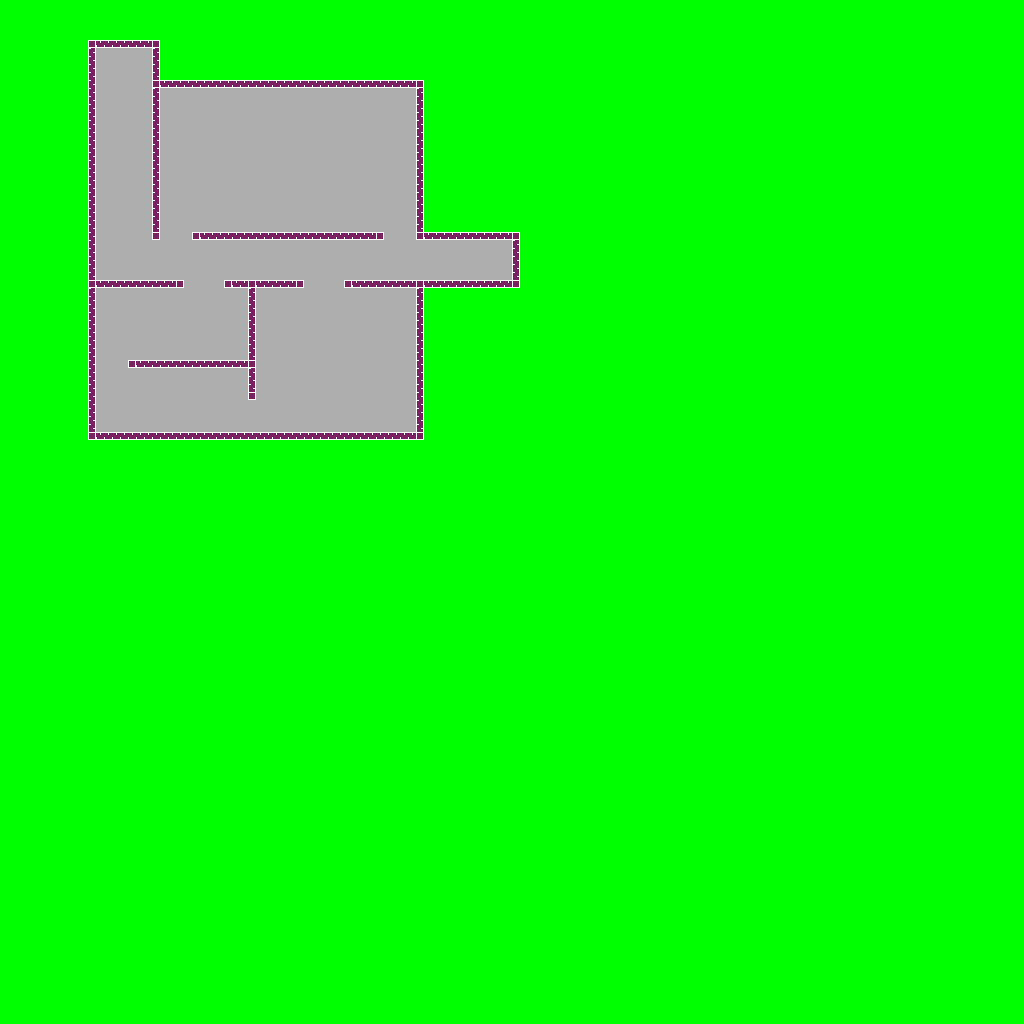
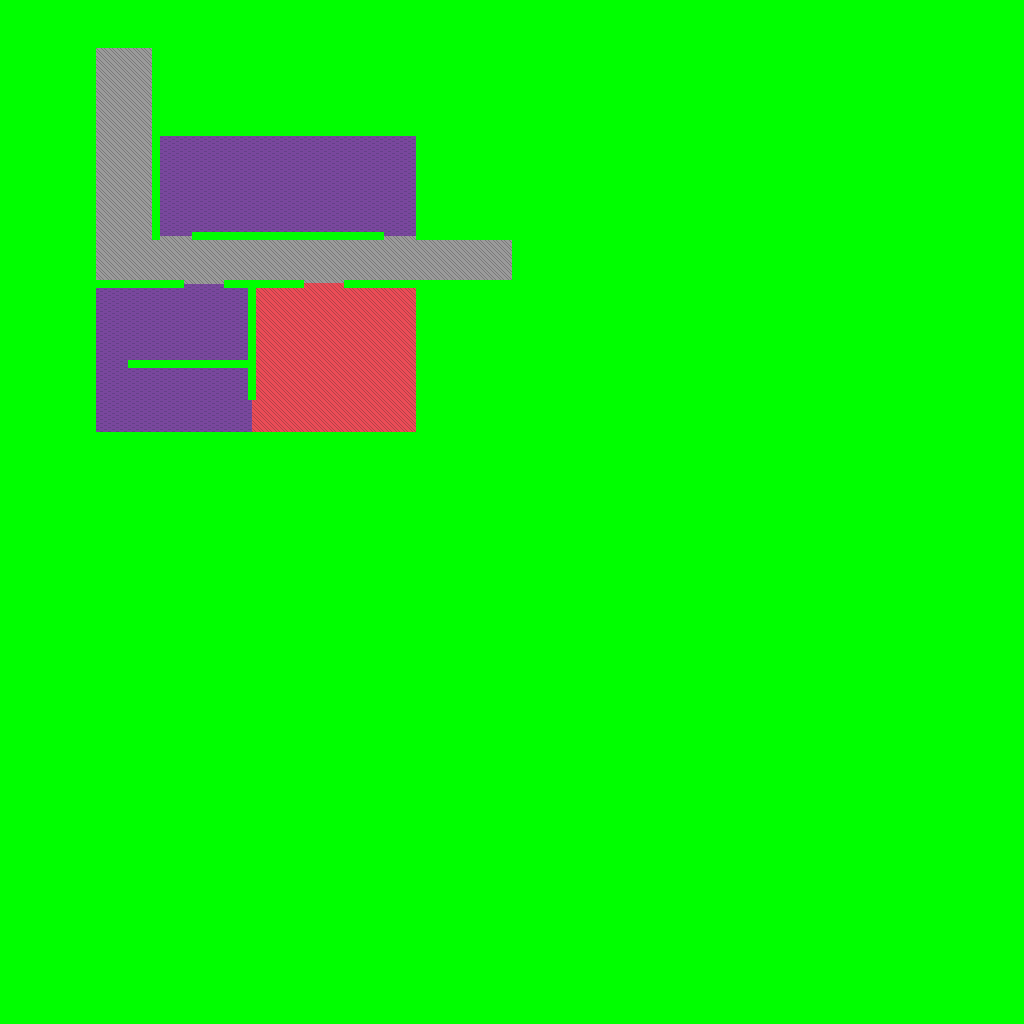
Layers edited between the first and the second 1024×1024 image:
added layer "Paint Layer 2" above "Paint Layer 1" over [88, 40, 520, 440]
painted on "Paint Layer 1" (1st of 2), masked it over [88, 40, 520, 440]
added layer "Paint Layer 1" (2nd of 2) above "BG" over [88, 40, 520, 440]
added layer "BG" above "Background" over [88, 40, 520, 440]
hid "Background", painted on it over [88, 40, 520, 440]
